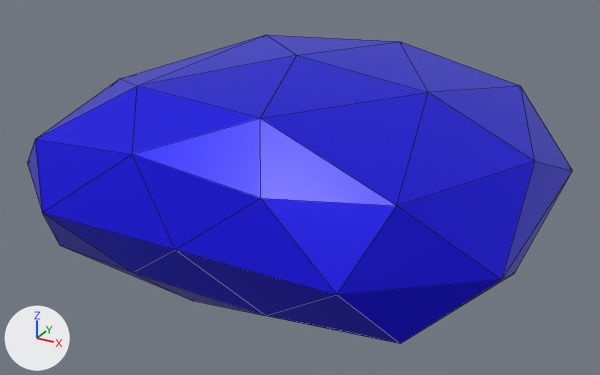
The FBX model Assets/Complete Player Models/Raw/CargoShip.fbx: old version first, new version second.
Before and after are seen from a 50 mm lens placed at (19.3, -34.7, 16.2), pointed at (0.0, 0.4, -1.3). Arrows for +X, +Y and +Z are at lower left; the lights stay in place. Mesh edges are drawn as thin lines. Where no turn or scale is listed for an object, it has been applied to the vertices. Vertices at the same position are counted once.

The first picture shows 'Shield'.
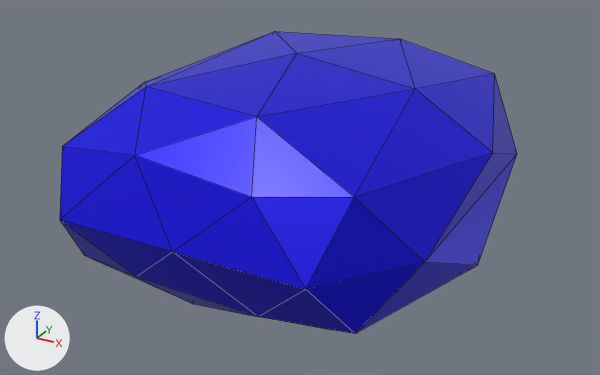
Where the newer file only moved an object's origin or applied its transform, the numbers keep the older frame.

What differs and where, as boxes [x1, y1, x2, y2] in the pictures (600 x 375 px):
'Shield', reshaped, turned
    before: [27, 35, 573, 344]
    after: [60, 31, 517, 333]

The change, as a list of edits to the scene's bpy script:
```text
Change me_icosphere:
    used by ob_shield; location = (0.0, 0.0, 0.0)
    remove me_icosphere.from_pydata(...)  # 42 vertices, 80 faces; spans x -12.6..12.6, y -10.4..12.7, z -5.9..5.9
    add me_icosphere.from_pydata(...)  # 42 vertices, 80 faces; spans x -10.1..10.3, y -11.4..10.6, z -6.0..6.0
    me_icosphere part 1: 42 of 42 vertices moved; they spanned x -12.6..12.6, y -10.4..12.7, z -5.9..5.9 and now span x -10.1..10.3, y -11.4..10.6, z -6.0..6.0; mean shift (0.0, -1.0, 0.1); largest move (7.3, 12.7, 0.0) -> (-6.6, -11.4, 0.5)
Change ob_shield:
    ob_shield.rotation_euler: (0.0, 0.0, 0.0) -> (0.0, 0.0, -3.142)  # degrees (0, 0, 0) -> degrees (0, 0, -180)
```
